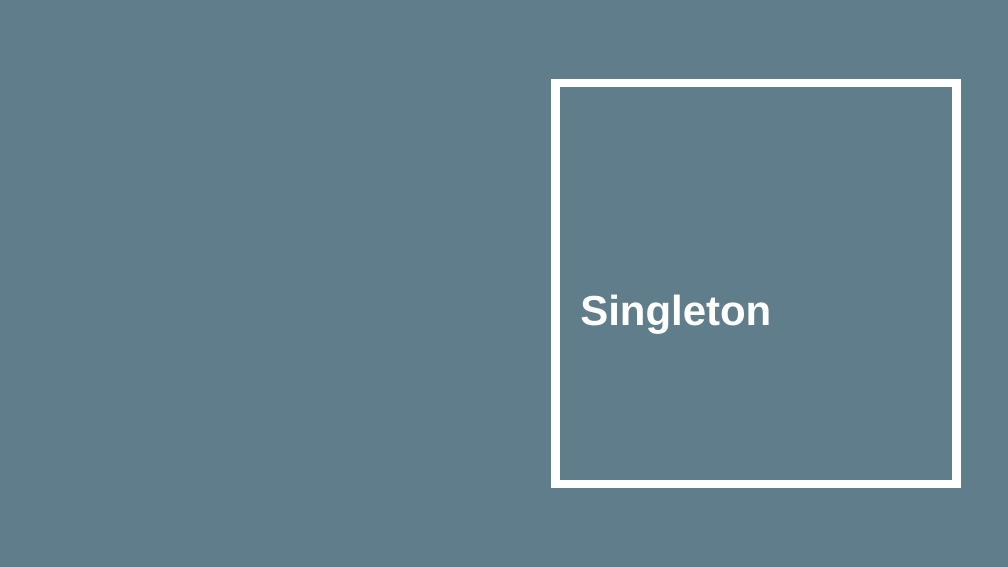
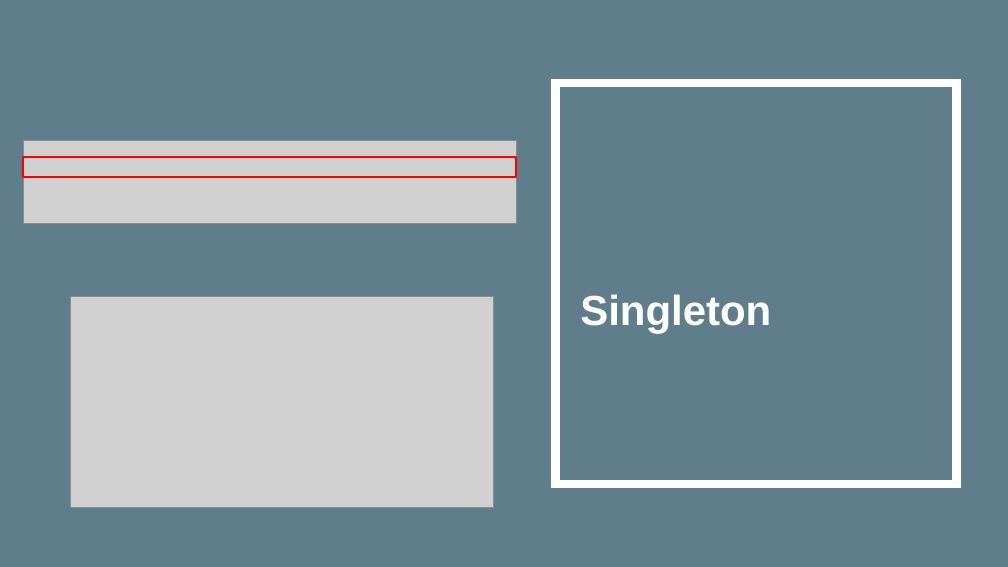
Before and after one commit to martintarres/TrabajoSoftware, a slide deck: slide 15 of Documentos/Reproductor de Musica.pptx (slide 10 before the commit). Drawn at 1008x567 pixels with LibreOffice and Linux fonts; fonts in the diff are those of the drawing; grey boxes stand for pictures. Boxes give left, top, right and bottom in pixels: in the first picture for what was removed or moved away, otherwise in the second. Text is boxed around its words. In the diff, an @@ line names an element or a change of style, - is before the commit and + after.

Commit message:
Presentacion Final

```diff
--- a/Documentos/Reproductor de Musica.pptx
+++ b/Documentos/Reproductor de Musica.pptx
@@ picture added at [23,140,516,224] @@
@@ rectangle added at [23,157,516,177], outline #FF0000 1.5 pt @@
@@ picture added at [71,296,493,508] @@
```
Also in this commit, not shown: 1 other slide changed, 5 slides added.
